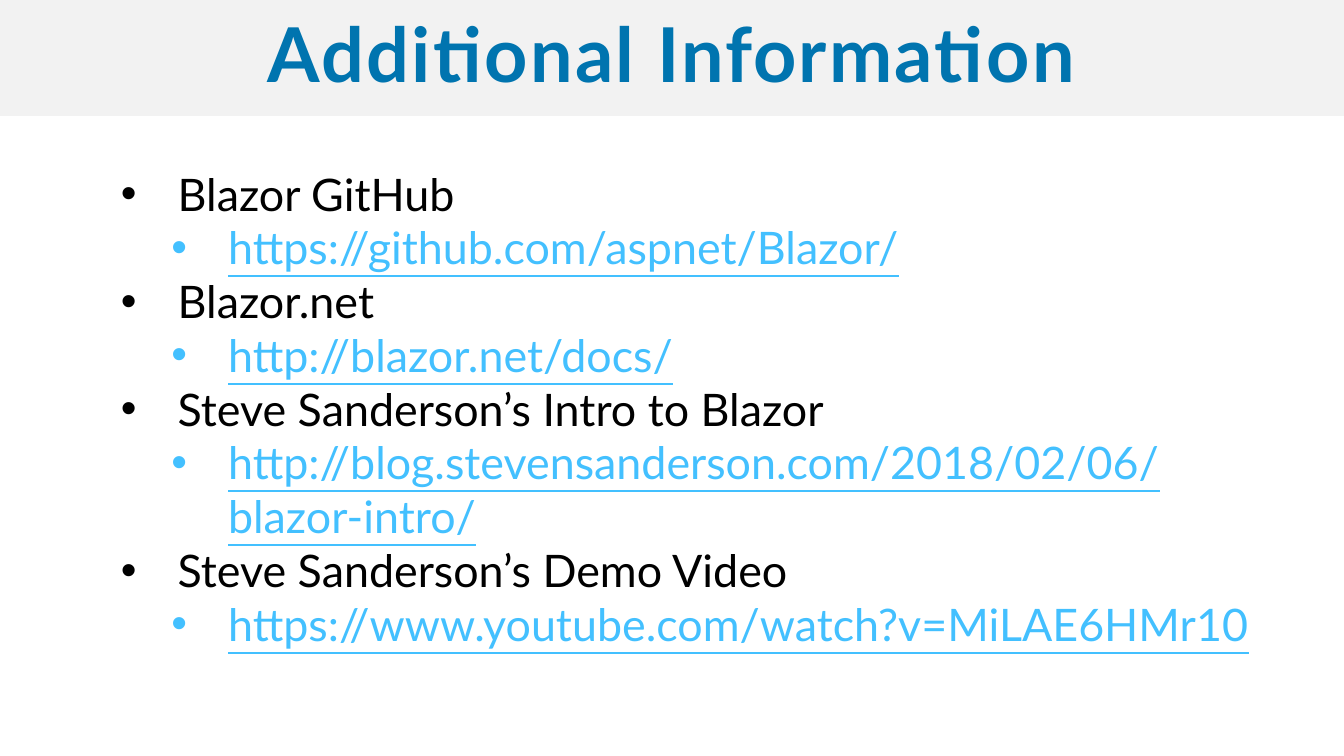
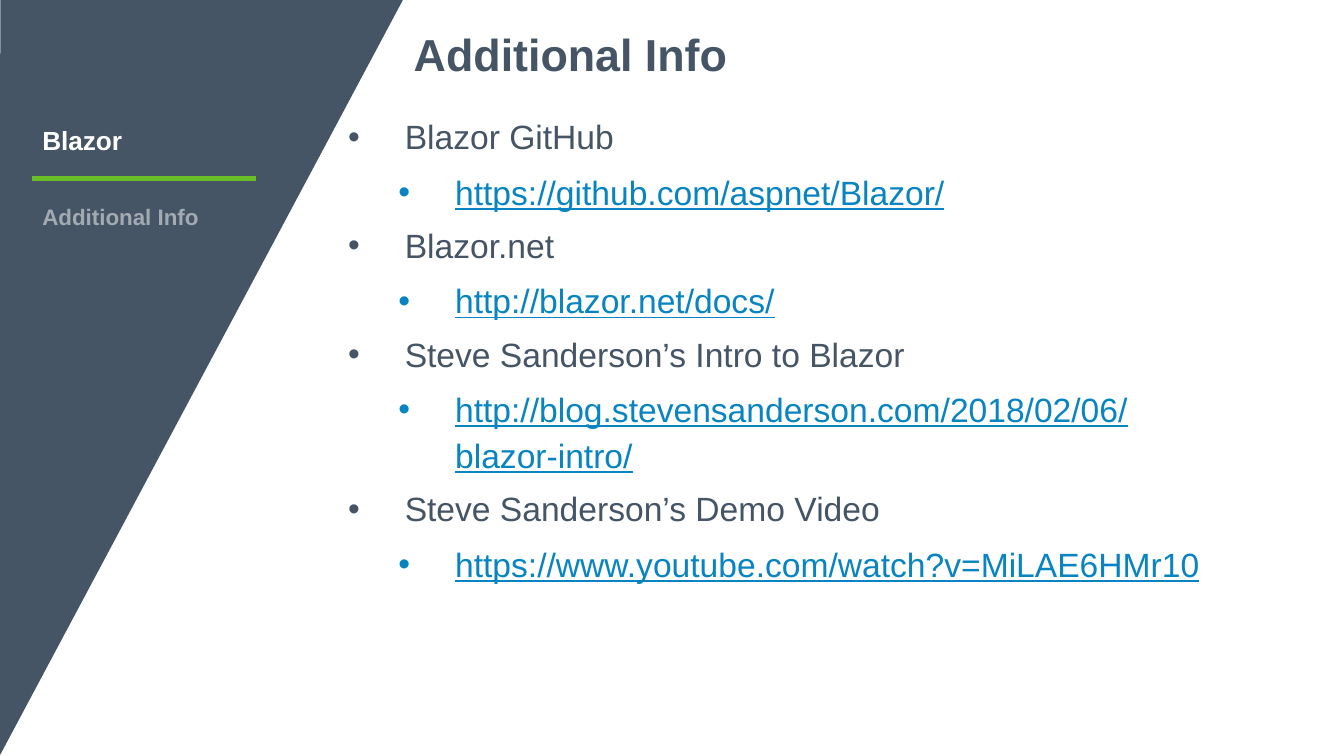
Before and after one commit to sujithq/DevCruiseBlazor, a slide deck: slide 32 of Blazor.pptx (slide 31 before the commit). Drawn at 1344x756 pixels with LibreOffice and Linux fonts; fonts in the diff are those of the drawing; background and template pictures are left out. Boxes give left, top, right and bottom in pixels: in the first picture for what was removed or moved away, otherwise in the second. Text is boxed around its words. In the diff, an @@ line names an element or a change of style, - is before the commit and + after.

```diff
--- a/Blazor.pptx
+++ b/Blazor.pptx
@@ title removed at (0,0,1344,116) @@
-Additional Information
@@ freeform shape added at (0,0,403,756), fill #455565 @@
@@ text added at (414,38,727,72), 32 pt, text #455565, bold @@
+Additional Info
@@ text "Blazor GitHub": place and size @@
-text "Blazor GitHub" at (178,178,1248,649)
+text "Blazor GitHub" at (405,124,1199,584)
@@ text "Blazor GitHub" at (405,124,1199,584): size 32 to 24 pt, font Lato to Arial; text colour #000000 to #455565 in "Blazor GitHub", "Blazor.net", "Steve Sanderson’s Intro to Blazor", "Steve Sanderson’s Demo Video"; text colour #43C0FF to #0784C1 in "https://github.com/aspnet/Blazor/", "http://blazor.net/docs/", "http://blog.stevensanderson.com/2018/02/06/blazor-intro/", "https://www.youtube.com/watch?v=MiLAE6HMr10"; line spacing 1 to 1.14; more space between paragraphs @@
@@ text added at (42,131,122,151), 18.7 pt, text #FFFFFF, bold @@
+Blazor
@@ line added from (32, 178) to (256, 178), #69BE28 3 pt @@
@@ text added at (42,209,199,225), 16 pt, text #A2AAB2, bold @@
+Additional Info
```
Also in this commit, not shown: 22 other slides changed, 8 slides added, 7 slides removed, 2 other files.
